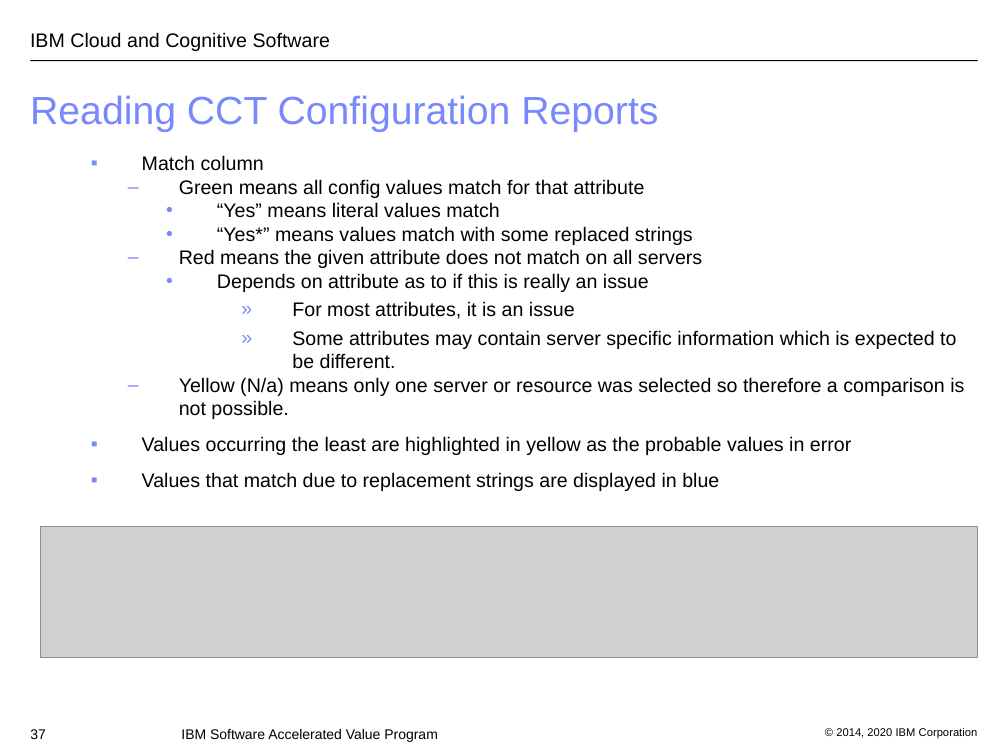
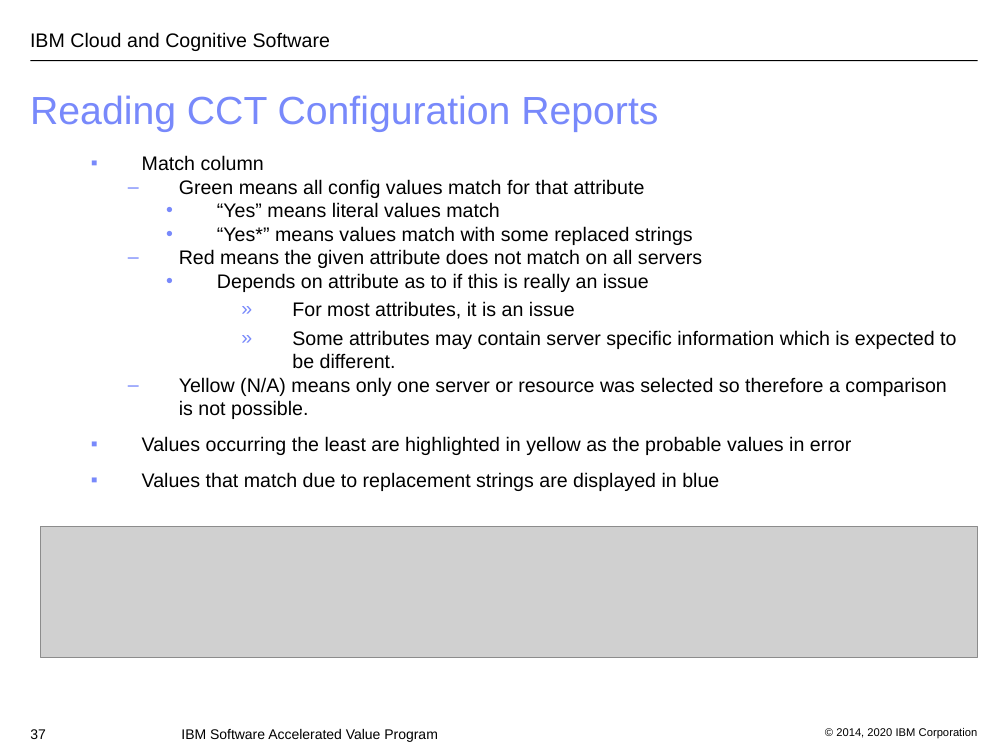
Before and after one commit to IBM/websphere-cct, a slide deck: slide 37 of WASConfigurationComparisonTool.ppt. Drawn at 1008x756 pixels with LibreOffice and Linux fonts; fonts in the diff are those of the drawing; grey boxes stand for pictures; background and template pictures are left out. Boxes give left, top, right and bottom in pixels: in the first picture for what was removed or moved away, otherwise in the second. Text is boxed around its words. In the diff, an @@ line names an element or a change of style, - is before the commit and + after.

```diff
--- a/WASConfigurationComparisonTool.ppt
+++ b/WASConfigurationComparisonTool.ppt
@@ text at (179,377,946,419): text changed @@
-  – Yellow (N/a) means only one server or resource was selected so therefore a comparison is not possible.
+  – Yellow (N/A) means only one server or resource was selected so therefore a comparison is not possible.
```
Also in this commit, not shown: 2 other slides changed, 1 other file.
